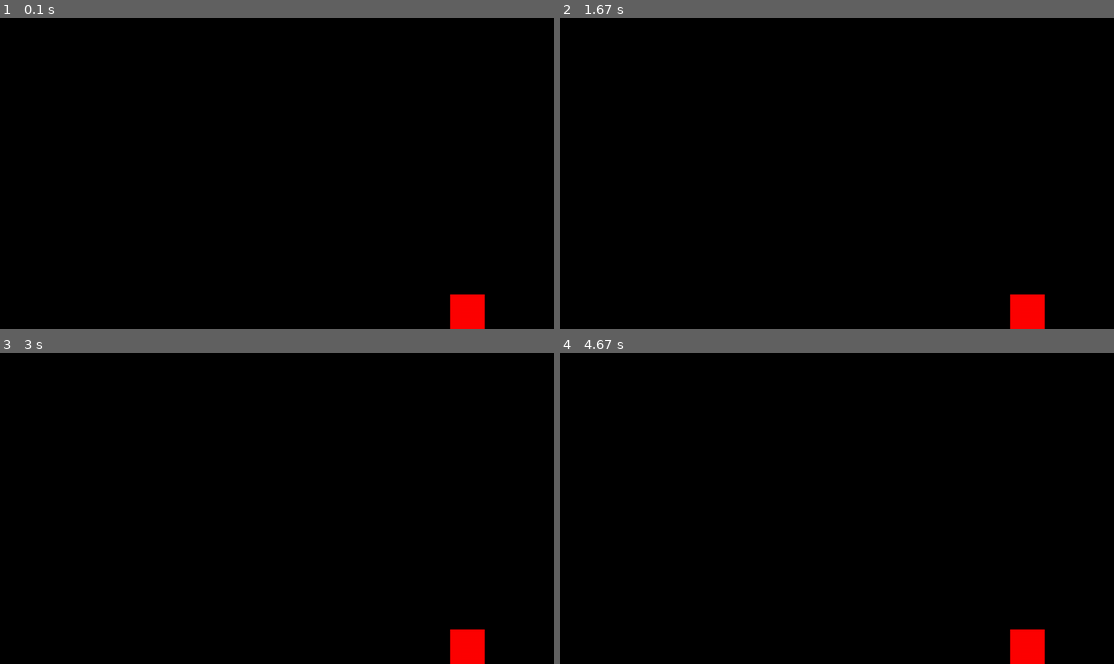
Above: before the commit, frames 1-4 (two rows, left to right).
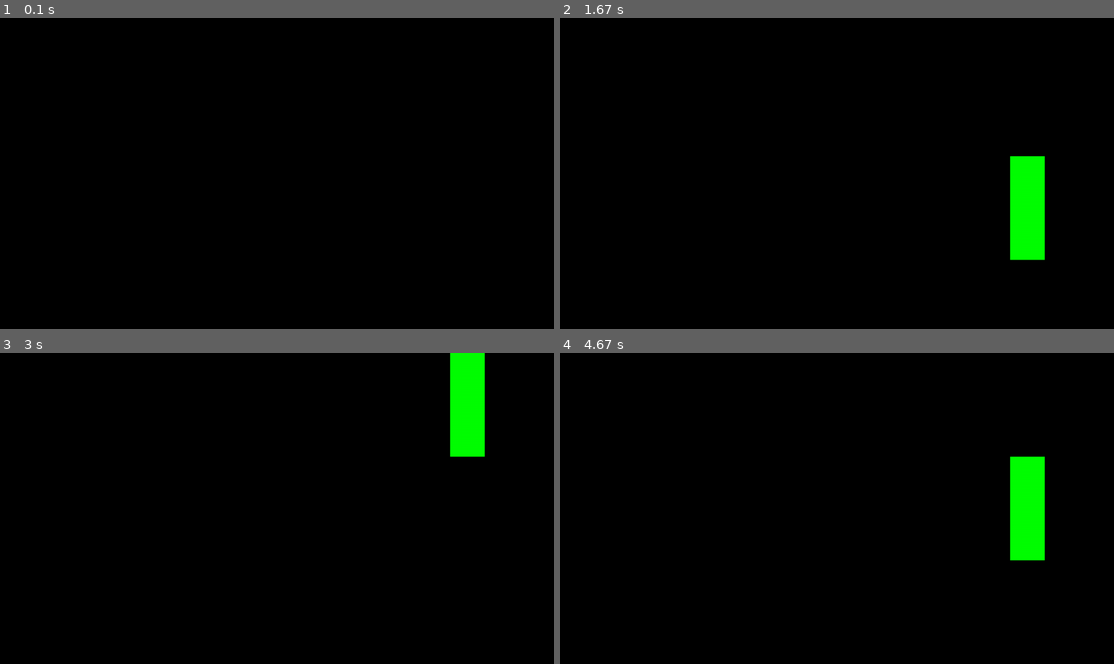
Above: after the commit, the same moments.

Repository: Necryl/pygame_snake_exercise
Game: pygame game, started from main.py
Same seed, same stepped clock (60 frames per second), same inputs: the game is played once before the commit and once after it.
Inputs:
- Up to frame 1 (0.1 s): no input
- Up to frame 2 (1.67 s): no input
- Up to frame 3 (3 s): no input
- Up to frame 4 (4.67 s): no input

The runs differ from the first frame. In frame 1, 0.7% of the frame differs, in the area x 81-88%, y 88-100%; in frame 2, 2.8%; in frame 3, 2.8%; in frame 4, 2.8%, in the area x 81-88%, y 33-100%.

Commit message:
added the snake

Diff:
--- a/main.py
+++ b/main.py
@@ -11,6 +11,7 @@
     "blue": (0, 0, 255)
 }
 
+
 # Window
 screen_size = (1280, 720)
 
@@ -20,6 +21,8 @@
 screen = pygame.display.set_mode(screen_size)
 pygame.display.set_caption("Snake eats apples??")
 
+
+snake_trail = {}
 class Grid(object):
 
     def __init__(self):
@@ -153,23 +156,102 @@
         self.present_loc = game_grid.move(self.present_loc, direction, at_border)
         self.update_bounds()
 
+def snake_path():
+    loc = snake_head.present_loc
+    dice = randint(0, 1)
+    if loc == (0, 0):
+        loc = game_grid.move(loc, ('right', 'down')[dice])
+    elif loc == (game_grid.max_width, 0):
+        loc = game_grid.move(loc, ('left', 'down')[dice])
+    elif loc == (game_grid.max_width, game_grid.max_height):
+        loc = game_grid.move(loc, ('left', 'up')[dice])
+    elif loc == (0, game_grid.max_height):
+        loc = game_grid.move(loc, ('right', 'up')[dice])
+
+    if loc[1] == 0: # if at top
+        direction = 'down'
+    elif loc[0] == game_grid.max_width: # if at right
+        direction = 'left'
+    elif loc[1] == game_grid.max_height: # if at bottom
+        direction = 'up'
+    elif loc[0] == 0: # if at left
+        direction = 'right'
+
+    snake_head.update_bounds(loc)
+
+    return direction
+
+def apple_random_loc():
+
+    while True:
+        loc = game_grid.random_loc()
+        print("apple_random_loc() while loop running...")
+        if loc not in list(snake_trail.values()):
+            print("loc not in trail, breaking loop")
+            break
+
+    return loc
+
+
 def play():
     carry_on = True
 
     clock = pygame.time.Clock()
-    apple.update_bounds(game_grid.random_loc())
+
+    mark_counter = 0
+    tail_counter = 0
+    tail_pause = False
+
+    snake_head.update_bounds(game_grid.random_loc('border'))
+    snake_direction = snake_path()
+    snake_trail[mark_counter] = snake_head.present_loc
+
+    apple.update_bounds(apple_random_loc())
+
     screen.fill(paint["black"])
+    apple.spawn()
+    snake_head.spawn()
+
+    last_tick = pygame.time.get_ticks()
+    snake_speed = 300
 
     while carry_on:
 
         carry_on = event_handler()
 
-        screen_render()
-        pygame.display.update()
+        if pygame.time.get_ticks() - last_tick >= snake_speed:
+            last_tick = pygame.time.get_ticks()
+
+            screen_render()
+            pygame.display.update()
+
+            if mark_counter >= 2 and tail_pause == False:
+                snake_tail.update_bounds(snake_trail[tail_counter])
+                snake_tail.spawn()
+                del snake_trail[tail_counter]
+                tail_counter +=1
+
+            snake_trail[mark_counter] = snake_head.present_loc
+            mark_counter += 1
+
+            new_spot = game_grid.move(snake_head.present_loc, snake_direction)
+            if new_spot in list(snake_trail.values()):
+                end = True
+                break
+            else:
+                snake_head.update_bounds(new_spot)
+                snake_head.spawn()
+
+            if apple.present_loc == new_spot:
+                tail_pause = True
+                apple.update_bounds(apple_random_loc())
+            elif tail_pause == True:
+                tail_pause = False
+
+
 
         clock.tick(60)
 
-    pygame.quit()
 
 def event_handler():
 
@@ -178,12 +260,13 @@
     for event in pygame.event.get():
         if event.type == pygame.QUIT:
             result = False
+            pygame.quit()
 
     return result
 
 def screen_render():
 
-    apple.spawn()
+    pass
 
 def image_loader(name, scale):
 
@@ -199,7 +282,7 @@
 # Creating grid
 game_grid = Grid()
 
-# Creating entities
+# Creating Tiles
 box = Tile()
 box.visual = (image_loader("test_grid_loc_marker.png", (game_grid.tile_size, game_grid.tile_size)), 'image')
 box.present_loc = (0, 0)
@@ -213,5 +296,11 @@
 apple.update_bounds()
 
 
-
-play()
+snake_head = Tile()
+snake_head.visual = (paint['green'], 'color')
+
+snake_tail = Tile()
+snake_tail.visual = (paint['black'], 'color')
+
+if __name__ == "__main__":
+    play()
